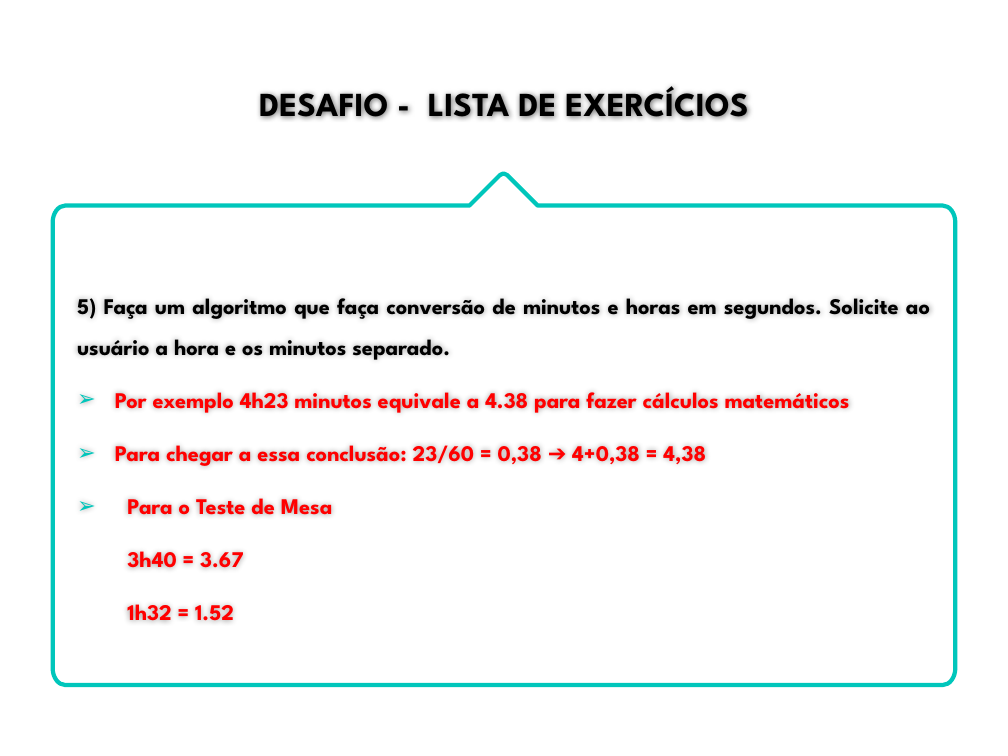
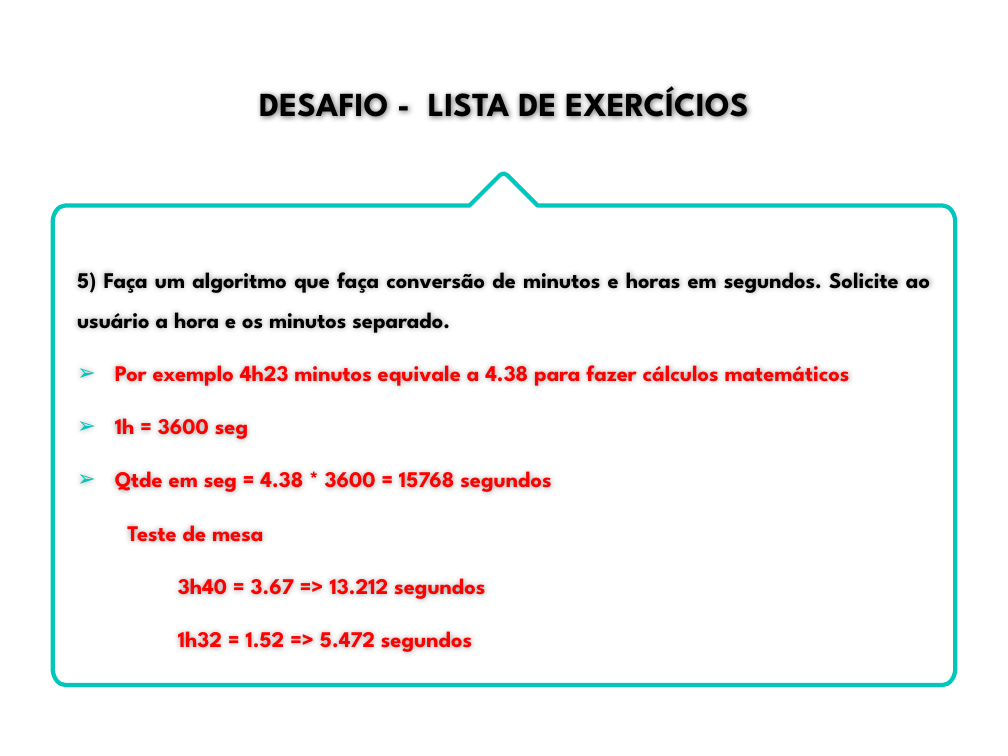
Before and after one commit to ProfAndersonVanin/aulas_PA_2024, a slide deck: slide 22 of LP-Aula-03 - Fluxogramas.pptx. Drawn at 1008x756 pixels with LibreOffice and Linux fonts; fonts in the diff are those of the drawing; background and template pictures are left out. Boxes give left, top, right and bottom in pixels: in the first picture for what was removed or moved away, otherwise in the second. Text is boxed around its words. In the diff, an @@ line names an element or a change of style, - is before the commit and + after.

Commit message:
Editado exemplo do exercicio 05

```diff
--- a/LP-Aula-03 - Fluxogramas.pptx
+++ b/LP-Aula-03 - Fluxogramas.pptx
@@ text at bbox=[115, 418, 551, 652]: text changed @@
-➢ Para chegar a essa conclusão: 23/60 = 0,38 ➔ 4+0,38 = 4,38
-➢ Para o Teste de Mesa
-3h40 = 3.67
-1h32 = 1.52
+➢ 1h = 3600 seg
+➢ Qtde em seg = 4.38 * 3600 = 15768 segundos
+Teste de mesa
+3h40 = 3.67 => 13.212 segundos
+1h32 = 1.52 => 5.472 segundos
```
